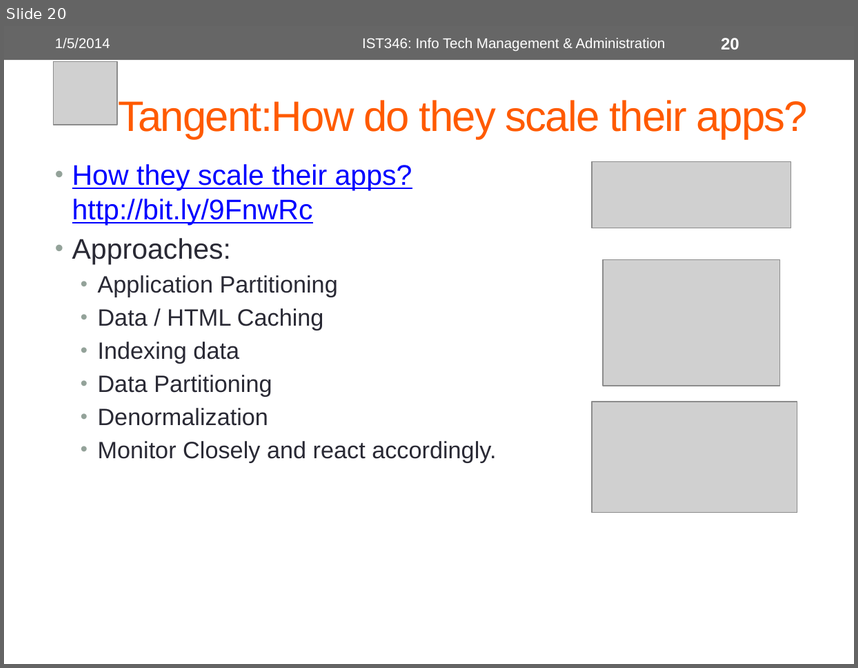
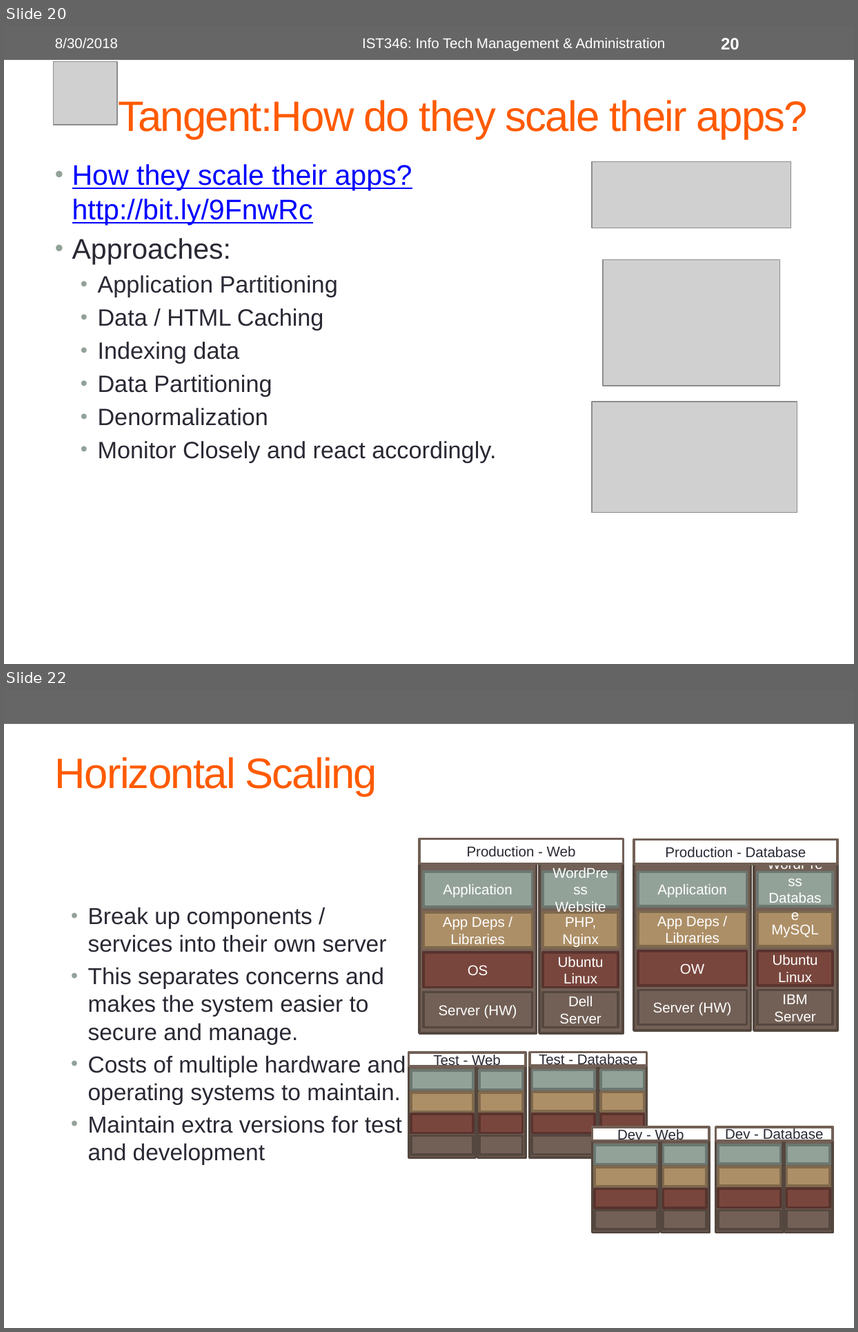
Before and after one commit to orstewar/ist346-content, a slide deck: content/11-lecture-services-scalability-SOA.pptx. Shown one above the other, each under a label of ours: slide 20 before the commit, slides 20 and 22 after it; the slides between them are not shown. The pictures are 858x668 and 858x1332 pixels, drawn with LibreOffice and Linux fonts; fonts in the diff are those of the drawing; grey boxes stand for pictures. Boxes give left, top, right and bottom in pixels: in the first picture for what was removed or moved away, otherwise in the second. Text is boxed around its words. In the diff, an @@ line names an element or a change of style, - is before the commit and + after.

```diff
--- a/content/11-lecture-services-scalability-SOA.pptx
+++ b/content/11-lecture-services-scalability-SOA.pptx
@@ slide 22 added at [4, 690, 854, 1328], background #FFFFFF; not listed: 1 template element that a slide beside it also shows @@
@@ title added at [55, 757, 377, 796], 36 pt, text #FF5A00 @@
+Horizontal Scaling
@@ group added at [419, 839, 624, 1032]: 11 rectangles @@
+Server (HW)
+OS
+App Deps / Libraries
+Application
+Dell
+Server
+Ubuntu
+Linux
+PHP, Nginx
+WordPress
+Website
+Production - Web
@@ group added at [634, 840, 838, 1031]: 11 rectangles @@
+Server (HW)
+OW
+App Deps / Libraries
+Application
+IBM
+Server
+Ubuntu
+Linux
+MySQL
+WordPress
+Database
+Production - Database
@@ text added at [88, 907, 406, 1164], 19.6 pt, text #292934 @@
+• Break up components / services into their own server
+• This separates concerns and makes the system easier to secure and manage.
+• Costs of multiple hardware and operating systems to maintain.
+• Maintain extra versions for test and development
@@ group added at [408, 1052, 526, 1158]: 11 rectangles @@
+Test - Web
@@ group added at [530, 1052, 648, 1158]: 11 rectangles @@
+Test - Database
@@ group added at [593, 1127, 710, 1232]: 11 rectangles @@
+Dev - Web
@@ group added at [715, 1127, 833, 1232]: 11 rectangles @@
+Dev - Database
@@ slide 20 changed as well @@
@@ text at [55, 38, 118, 48]: text changed @@
-1/5/2014
+8/30/2018
```
Also in this commit, not shown: 34 other slides changed, 2 other slides added, 8 other files.
